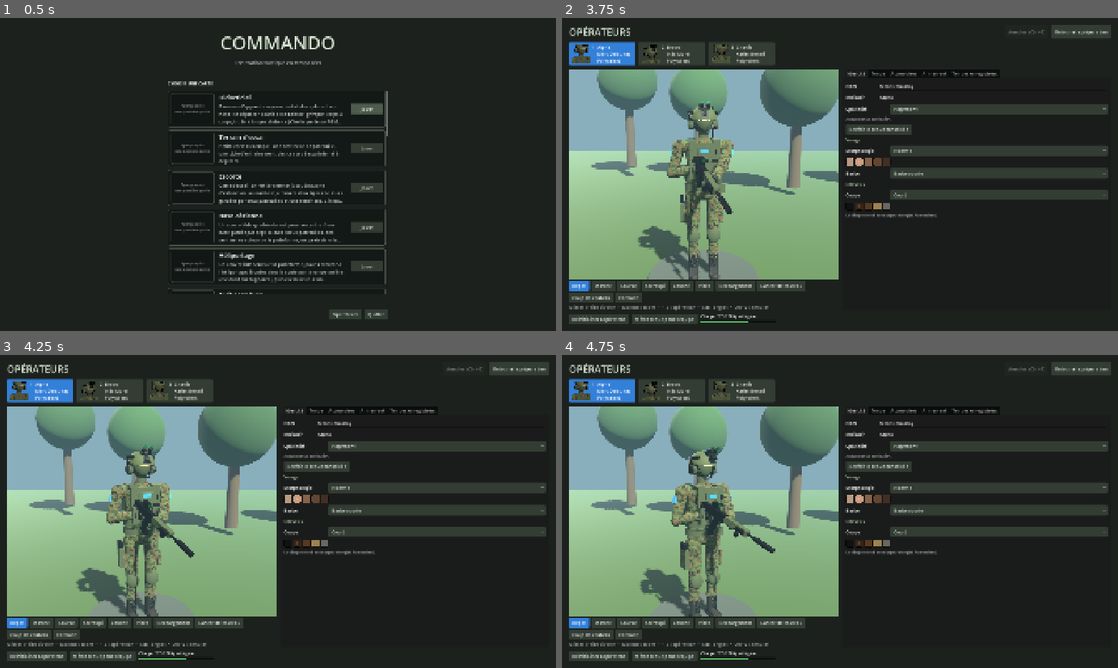
Above: before the commit, frames 1-4 (two rows, left to right).
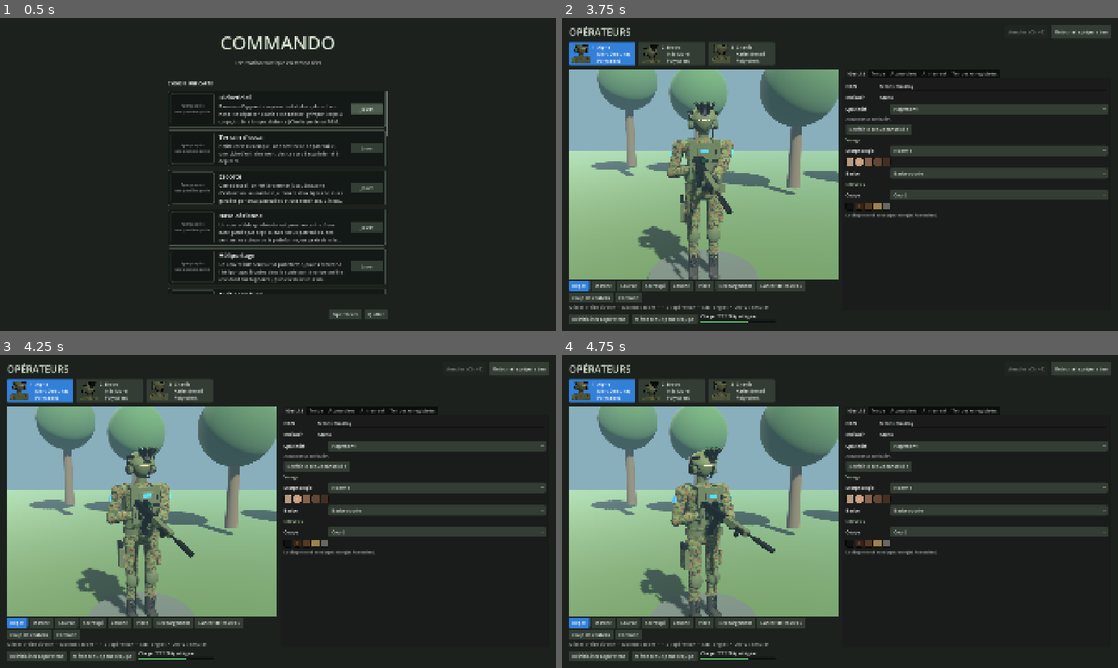
Above: after the commit, the same moments.

Repository: HackTechDev/Commando
Game: Godot game, scene res://scenes/ui/main_menu.tscn
The game is run twice, just before and just after one commit, with the same random seed, the same clock (stepped at 60 frames per second) and the same inputs.
Inputs:
- Up to frame 1 (0.5 s): no input
- Up to frame 2 (3.75 s): click "Jouer" at 0.5 s; click "Jouer" at 1.25 s; click "Opérateurs" at 2 s; click "Toute l'équipe en Woodland" at 2.75 s; click "Modifier la tenue…" at 3.5 s
- Up to frame 3 (4.25 s): no input
- Up to frame 4 (4.75 s): click "Modifier la tenue…" at 4.25 s

Frame 1 is identical in both runs. In frame 2, less than 0.1% of the frame differs, in the area x 16-30%, y 8-96%; in frame 3, less than 0.1%; in frame 4, less than 0.1%.

Commit message:
Jumelles de vision nocturne GPNVG-18 sur le casque balistique
Modèle panoramique à quatre tubes (deux centraux avec oculaires, deux
extérieurs tournés vers l'extérieur), relevé ou abaissé. Accessoire
renommé, poids porté à 0,75 kg.

Vérifié par rendu. Suite GUT non lancée.

Co-Authored-By: Claude Opus 5.5 <noreply@anthropic.com>

Diff:
--- a/scripts/resources/gear_catalog.gd
+++ b/scripts/resources/gear_catalog.gd
@@ -117,7 +117,7 @@
 ## Accessoires (interrupteurs de `OperatorProfile`) : nom affiché.
 const ACCESSORIES: Dictionary = {
 	&"balaclava": "Cagoule",
-	&"nvg": "Jumelles de vision nocturne (casque)",
+	&"nvg": "Jumelles de vision nocturne GPNVG-18 (casque)",
 	&"headset": "Casque audio",
 	&"vest": "Gilet tactique",
 	&"backpack": "Sac à dos",
@@ -285,7 +285,7 @@
 	&"carbine": 3.5, &"smg": 2.8, &"dmr": 6.0, &"shotgun": 4.0, &"pump_shotgun": 3.6,
 	&"famas": 3.8, &"scar_l": 3.6, &"scar_h": 4.3, &"hk417": 5.0, &"m249": 8.0, &"hecate": 13.8,
 	&"pistol": 1.0, &"machine_pistol": 1.6, &"none": 0.0,
-	&"helmet": 1.4, &"nvg": 0.6, &"headset": 0.3, &"vest": 3.0, &"backpack": 4.0,
+	&"helmet": 1.4, &"nvg": 0.75, &"headset": 0.3, &"vest": 3.0, &"backpack": 4.0,
 	&"radio": 1.0, &"knee_pads": 0.4, &"balaclava": 0.0, &"sunglasses": 0.05,
 	&"throwing_knives": 0.3, &"grenades": 0.6, &"smoke_grenades": 0.5, &"explosives": 2.0, &"medkit": 1.5,
 	&"shield": 7.0, &"grapnel": 2.5, &"hatchet": 0.9,
--- a/scripts/units/soldier_model.gd
+++ b/scripts/units/soldier_model.gd
@@ -3548,36 +3548,55 @@
 	_box(shroud, Vector3(0.075, 0.008, 0.06), Vector3.ZERO, _m_weapon)
 	_box(shroud, Vector3(0.042, 0.02, 0.03), Vector3(0.0, 0.012, 0.0), _m_weapon)
 	if nvg:
-		# Jumelles relevées : bras articulé, boîtier et tubes inclinés vers le ciel.
+		# GPNVG-18 relevées : bras articulé, l'appareil basculé vers le ciel
+		# au-dessus du front.
 		var raised := _pivot(_head, Vector3.ZERO, "NvgRaised")
 		_strap(shroud.transform * Vector3(0.0, 0.02, 0.0), Vector3(0.0, 0.3, -0.13), 0.026, 0.018, _m_weapon, raised)
-		var housing := _box(raised, Vector3(0.105, 0.03, 0.04), Vector3(0.0, 0.314, -0.125), _m_weapon)
-		housing.rotation.x = deg_to_rad(-65.0)
-		for side: float in [-1.0, 1.0]:
-			var tube := _cylinder(raised, 0.021, 0.10, Vector3(0.033 * side, 0.335, -0.145), _m_weapon)
-			tube.name = "NvgTube"
-			tube.rotation.x = deg_to_rad(-65.0)
-			var ring := _cylinder(raised, 0.023, 0.014, Vector3(0.033 * side, 0.352, -0.181), _m_gear)
-			ring.rotation.x = deg_to_rad(-65.0)
-			var lens := _cylinder(raised, 0.017, 0.006, Vector3(0.033 * side, 0.36, -0.198), _m_lens)
-			lens.rotation.x = deg_to_rad(-65.0)
-		# Jumelles abaissées : le bras descend du support, le boîtier passe
-		# devant le front, les tubes devant les yeux, objectifs vers l'avant.
+		var up := _pivot(raised, Vector3(0.0, 0.318, -0.128), "Gpnvg")
+		up.rotation.x = deg_to_rad(68.0)
+		_build_gpnvg(up)
+		# Abaissées : le bras descend du support, le boîtier passe devant le
+		# front, les quatre tubes devant les yeux.
 		var lowered := _pivot(_head, Vector3.ZERO, "NvgLowered")
 		_strap(shroud.transform * Vector3(0.0, 0.02, 0.0), Vector3(0.0, 0.235, -0.165), 0.026, 0.018, _m_weapon, lowered)
-		_box(lowered, Vector3(0.105, 0.04, 0.035), Vector3(0.0, 0.225, -0.165), _m_weapon)
-		for side: float in [-1.0, 1.0]:
-			var tube := _cylinder(lowered, 0.021, 0.10, Vector3(0.033 * side, 0.19, -0.18), _m_weapon)
-			tube.name = "NvgTube"
-			tube.rotation.x = PI / 2.0
-			var ring := _cylinder(lowered, 0.023, 0.014, Vector3(0.033 * side, 0.19, -0.226), _m_gear)
-			ring.rotation.x = PI / 2.0
-			var lens := _cylinder(lowered, 0.017, 0.006, Vector3(0.033 * side, 0.19, -0.235), _m_lens)
-			lens.rotation.x = PI / 2.0
+		_build_gpnvg(_pivot(lowered, Vector3(0.0, 0.225, -0.165), "Gpnvg"))
 		_show_nvg()
 		# Contrepoids (pochette) sur la nuque.
 		_shell_box(Vector3(0.11, 0.035, 0.055), 1.42, PI, 0.016, _m_gear, false)
 		_shell_box(Vector3(0.112, 0.008, 0.02), 1.32, PI, 0.032, _m_gear, false)
+
+
+## Jumelles panoramiques GPNVG-18 dans le repère `parent` (boîtier à
+## l'origine, objectifs vers -Z) : pont large, deux tubes centraux devant
+## les yeux (avec oculaires) et deux tubes extérieurs plus petits, tournés
+## vers l'extérieur pour élargir le champ.
+func _build_gpnvg(parent: Node3D) -> void:
+	_box(parent, Vector3(0.15, 0.034, 0.036), Vector3.ZERO, _m_weapon)
+	# Bouton de mise en marche et molettes de réglage sur le pont.
+	_box(parent, Vector3(0.022, 0.01, 0.016), Vector3(0.0, 0.021, 0.004), _m_dark)
+	for side: float in [-1.0, 1.0]:
+		var knob := _cylinder(parent, 0.008, 0.012, Vector3(0.05 * side, 0.02, 0.008), _m_dark)
+		knob.rotation.z = PI / 2.0
+		# Tube central (oculaire derrière, objectif devant).
+		_gpnvg_tube(parent, Vector3(0.03 * side, -0.033, -0.012), 0.0, 0.019, 0.1, true)
+		# Tube extérieur, plus court, tourné de 30° vers l'extérieur.
+		_gpnvg_tube(parent, Vector3(0.071 * side, -0.026, -0.02), deg_to_rad(-30.0) * side, 0.016, 0.075, false)
+
+
+## Un tube de GPNVG-18 centré en `at`, tourné de `yaw` autour de la
+## verticale, objectif vers -Z ; avec un oculaire à l'arrière si `eyepiece`.
+func _gpnvg_tube(parent: Node3D, at: Vector3, yaw: float, radius: float, length: float, eyepiece: bool) -> void:
+	var holder := _pivot(parent, at, "NvgTube")
+	holder.rotation.y = yaw
+	var tube := _cylinder(holder, radius, length, Vector3.ZERO, _m_weapon)
+	tube.rotation.x = PI / 2.0
+	var ring := _cylinder(holder, radius + 0.002, 0.012, Vector3(0.0, 0.0, -length * 0.5 + 0.004), _m_gear)
+	ring.rotation.x = PI / 2.0
+	var lens := _cylinder(holder, radius - 0.004, 0.005, Vector3(0.0, 0.0, -length * 0.5 - 0.003), _m_lens)
+	lens.rotation.x = PI / 2.0
+	if eyepiece:
+		var eye := _cylinder(holder, radius - 0.003, 0.02, Vector3(0.0, 0.0, length * 0.5 + 0.008), _m_dark)
+		eye.rotation.x = PI / 2.0
 
 
 ## Affiche les jumelles abaissées ou relevées selon `nvg_lowered`.
Not shown, changed: CHANGELOG.md
